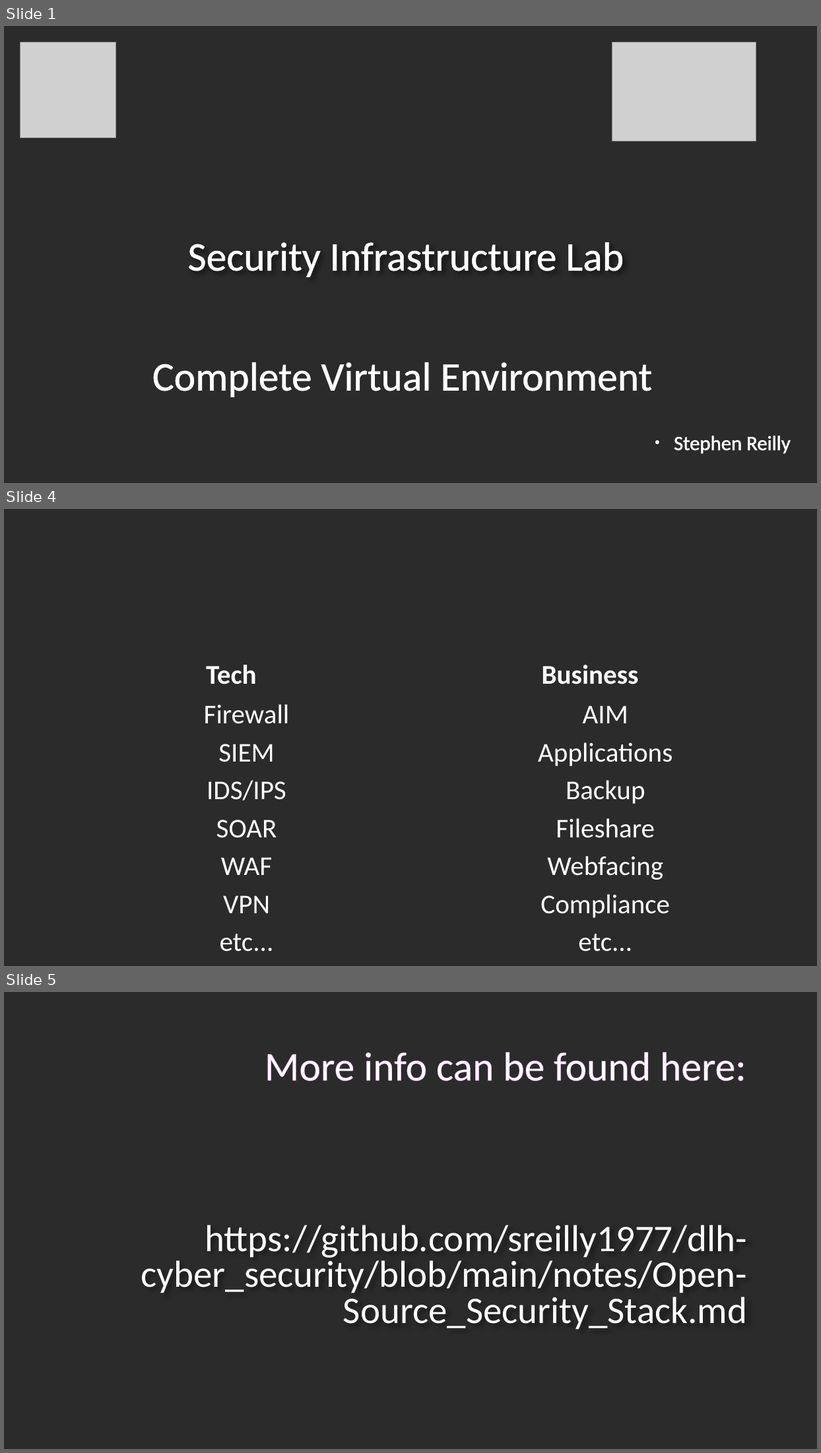
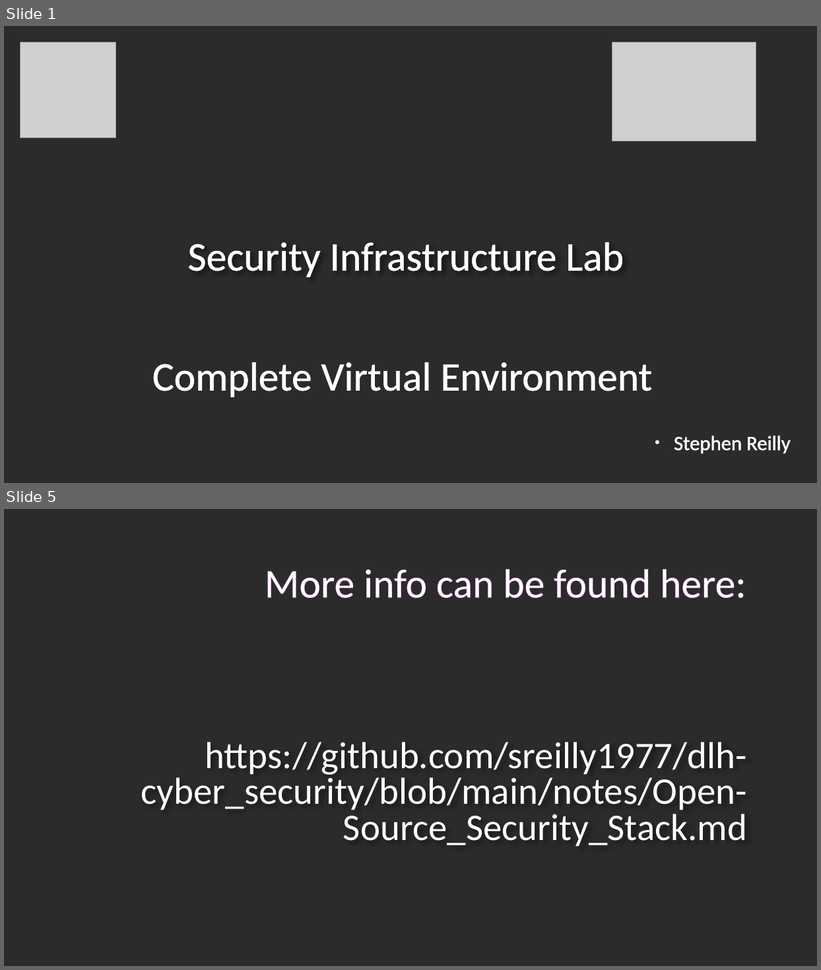
Before and after one commit to sreilly1977/dlh-cyber_security, a slide deck: notes/Security_Infra_Project_For_CS_Academy.odp. Shown one above the other, each under a label of ours: slides 1, 4 and 5 before the commit, slides 1 and 5 after it; the slides between them are not shown. The pictures are 821x1453 and 821x970 pixels, drawn with LibreOffice and Linux fonts; fonts in the diff are those of the drawing; grey boxes stand for pictures; background and template pictures are left out; a plain dark background stands for a picture behind light text. Boxes give left, top, right and bottom in pixels: in the first picture for what was removed or moved away, otherwise in the second. Text is boxed around its words. In the diff, an @@ line names an element or a change of style, - is before the commit and + after.

```diff
--- a/notes/Security_Infra_Project_For_CS_Academy.odp
+++ b/notes/Security_Infra_Project_For_CS_Academy.odp
@@ slide 4 removed at bbox=[4, 509, 817, 966], background picture (left out) @@
@@ text removed at bbox=[206, 665, 257, 685] @@
-Tech
@@ text removed at bbox=[542, 665, 639, 685] @@
-Business
@@ text removed at bbox=[204, 704, 290, 952] @@
-Firewall
-SIEM
-IDS/IPS
-SOAR
-WAF
-VPN
-etc...
@@ text removed at bbox=[538, 706, 673, 952] @@
-AIM
-Applications
-Backup
-Fileshare
-Webfacing
-Compliance
-etc...
```
Also in this commit, not shown: 2 slides changed, 1 other file.
